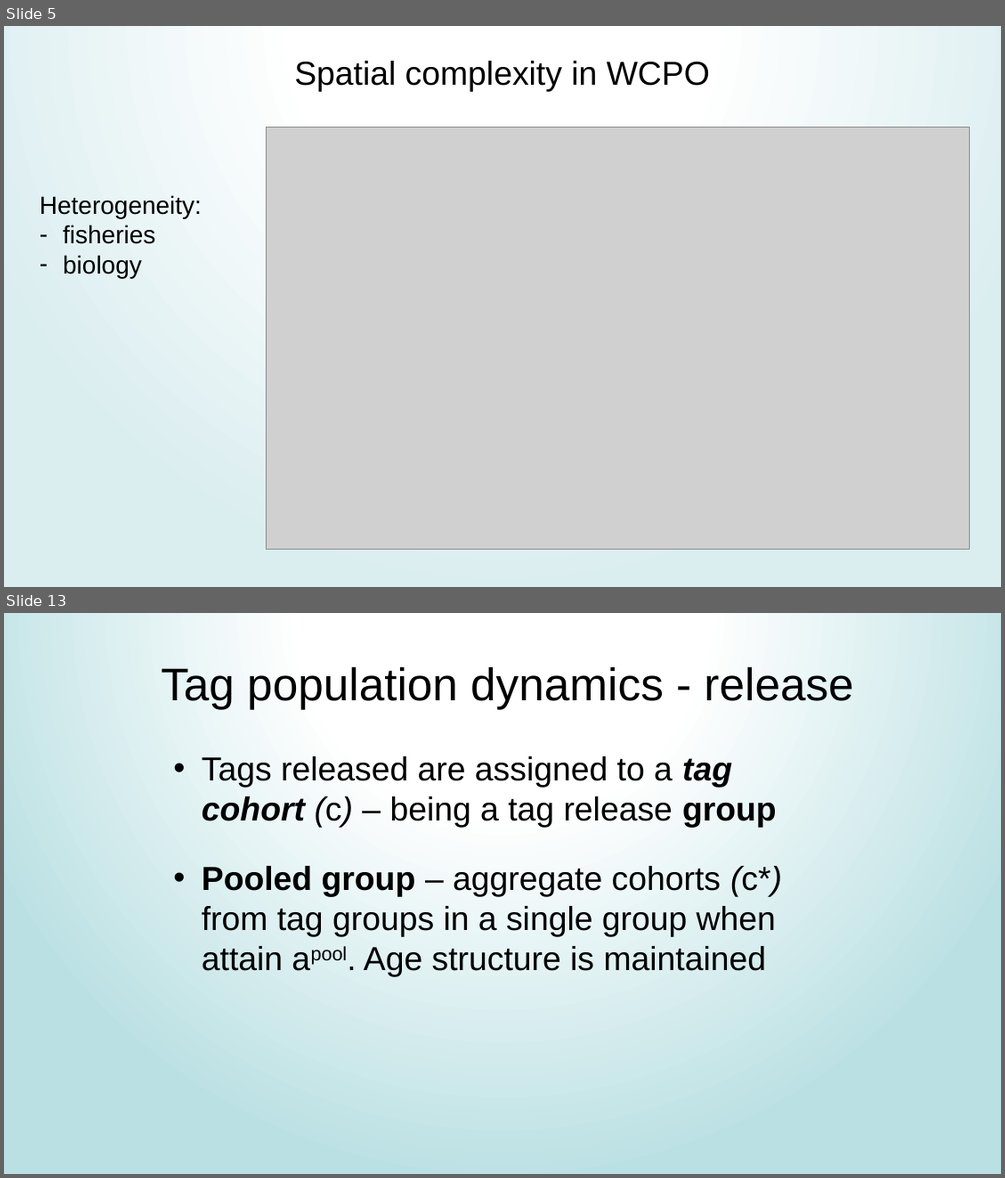
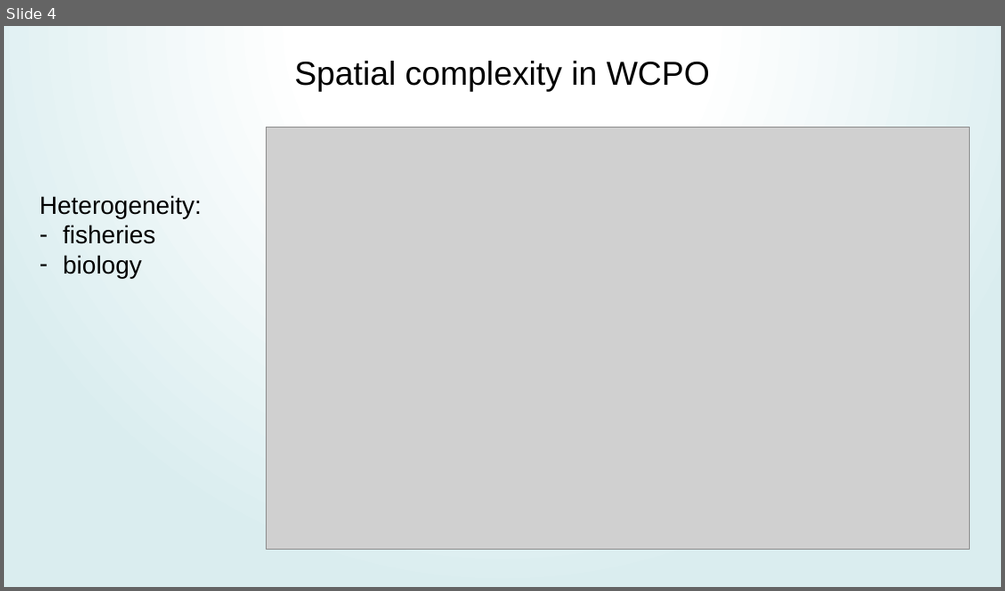
Before and after one commit to PacificCommunity/ofp-sam-transition-plan, a slide deck: presentations/2024_05_13_mfcl_future/MULTIFAN-CL_future.pptx. Shown one above the other, each under a label of ours: slides 5 and 13 before the commit, slide 4 after it; the slides between them are not shown. The pictures are 1005x1178 and 1005x591 pixels, drawn with LibreOffice and Linux fonts; fonts in the diff are those of the drawing; grey boxes stand for pictures. Boxes give left, top, right and bottom in pixels: in the first picture for what was removed or moved away, otherwise in the second. Text is boxed around its words. In the diff, an @@ line names an element or a change of style, - is before the commit and + after.

```diff
--- a/presentations/2024_05_13_mfcl_future/MULTIFAN-CL_future.pptx
+++ b/presentations/2024_05_13_mfcl_future/MULTIFAN-CL_future.pptx
@@ slide 13 removed at box(4, 613, 1001, 1174), background gradient #FFFFFF to #BBE0E3 @@
@@ title removed at box(161, 666, 853, 709) @@
-Tag population dynamics - release
@@ text removed at box(202, 756, 782, 977) @@
-• Tags released are assigned to a tag cohort (c) – being a tag release group
-• Pooled group – aggregate cohorts (c*) from tag groups in a single group when attain apool. Age structure is maintained
@@ what was slide 5 is now slide 4 @@
```
Also in this commit, not shown: 6 slides changed, 5 other slides removed, 1 other file.
